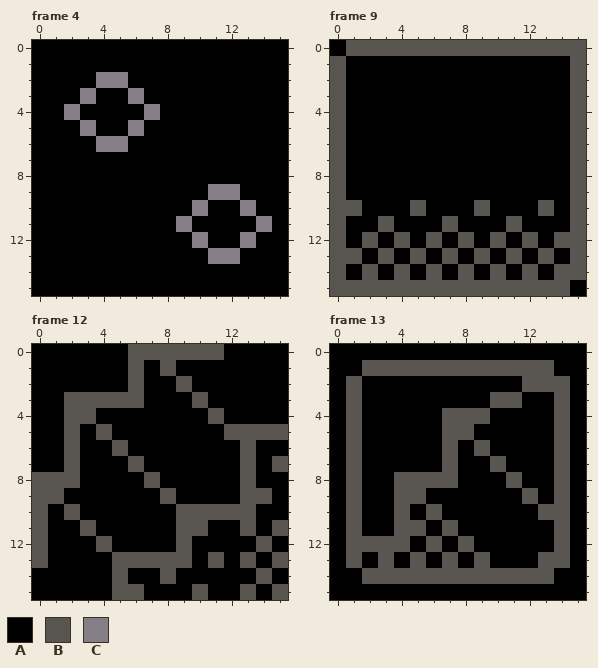
A pixel-art file gets an edit: hicontile.ase. This is how it looked before the edit.
16x16 pixels, 13 frames. Shown: frame 4, frame 9, frame 12, frame 13.
Palette (. is transparent): A #000000  B #595652  C #847e87
After the commit:
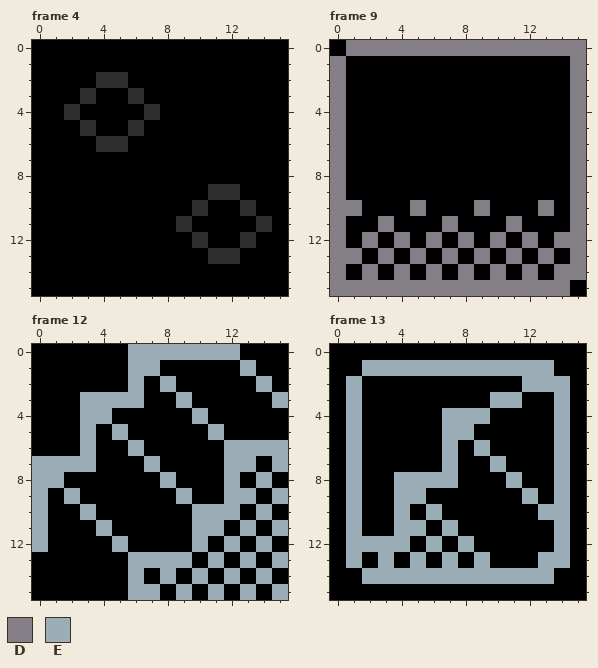
Colours new in this view: D #847e87  E #9badb7
Edits made:
@@ palette @@
-C #847e87
+C #2e2e2d
--- frame 9
@@ x 0..15 @@
- 0 ABBBBBBBBBBBBBBB
- 1 BAAAAAAAAAAAAAAB
- 2 BAAAAAAAAAAAAAAB
- 3 BAAAAAAAAAAAAAAB
- 4 BAAAAAAAAAAAAAAB
- 5 BAAAAAAAAAAAAAAB
- 6 BAAAAAAAAAAAAAAB
- 7 BAAAAAAAAAAAAAAB
- 8 BAAAAAAAAAAAAAAB
- 9 BAAAAAAAAAAAAAAB
-10 BBAAABAAABAAABAB
-11 BAABAAABAAABAAAB
-12 BABABABABABABABB
-13 BBABABABABABABAB
-14 BABABABABABABABB
-15 BBBBBBBBBBBBBBBA
+ 0 ADDDDDDDDDDDDDDD
+ 1 DAAAAAAAAAAAAAAD
+ 2 DAAAAAAAAAAAAAAD
+ 3 DAAAAAAAAAAAAAAD
+ 4 DAAAAAAAAAAAAAAD
+ 5 DAAAAAAAAAAAAAAD
+ 6 DAAAAAAAAAAAAAAD
+ 7 DAAAAAAAAAAAAAAD
+ 8 DAAAAAAAAAAAAAAD
+ 9 DAAAAAAAAAAAAAAD
+10 DDAAADAAADAAADAD
+11 DAADAAADAAADAAAD
+12 DADADADADADADADD
+13 DDADADADADADADAD
+14 DADADADADADADADD
+15 DDDDDDDDDDDDDDDA
--- frame 12
@@ x 0..15 @@
- 0 AAAAAABBBBBBAAAA
- 1 AAAAAABABAAAAAAA
- 2 AAAAAABAABAAAAAA
- 3 AABBBBBAAABAAAAA
- 4 AABBAAAAAAABAAAA
- 5 AABABAAAAAAABBBB
- 6 AABAABAAAAAAABAA
- 7 AABAAABAAAAAABAB
- 8 BBBAAAABAAAAABAA
- 9 BBAAAAAABAAAABBA
-10 BABAAAAAABBBBBAA
-11 BAABAAAAABBAABAB
-12 BAAABAAAABAAAABA
-13 BAAAABBBBBABABAB
-14 AAAAABAABAAAAABA
-15 AAAAABBAAABAABAB
+ 0 AAAAAAEEEEEEEAAA
+ 1 AAAAAAEEAAAAAEAA
+ 2 AAAAAAEAEAAAAAEA
+ 3 AAAEEEEAAEAAAAAE
+ 4 AAAEEAAAAAEAAAAA
+ 5 AAAEAEAAAAAEAAAA
+ 6 AAAEAAEAAAAAEEEE
+ 7 EEEEAAAEAAAAEEAE
+ 8 EEAAAAAAEAAAEAEA
+ 9 EAEAAAAAAEAAEEAE
+10 EAAEAAAAAAEEEAEA
+11 EAAAEAAAAAEEAEAE
+12 EAAAAEAAAAEAEAEA
+13 AAAAAAEEEEAEAEAE
+14 AAAAAAEAEAEAEAEA
+15 AAAAAAEEAEAEAEAE
--- frame 13
@@ x 0..15 @@
  0 AAAAAAAAAAAAAAAA
- 1 AABBBBBBBBBBBBAA
- 2 ABAAAAAAAAAABBBA
- 3 ABAAAAAAAABBAABA
- 4 ABAAAAABBBAAAABA
- 5 ABAAAAABBAAAAABA
- 6 ABAAAAABABAAAABA
- 7 ABAAAAABAABAAABA
- 8 ABAABBBBAAABAABA
- 9 ABAABBAAAAAABABA
-10 ABAABABAAAAAABBA
-11 ABAABBABAAAAAABA
-12 ABBBBABABAAAAABA
-13 ABABABABABAAABBA
-14 AABBBBBBBBBBBBAA
+ 1 AAEEEEEEEEEEEEAA
+ 2 AEAAAAAAAAAAEEEA
+ 3 AEAAAAAAAAEEAAEA
+ 4 AEAAAAAEEEAAAAEA
+ 5 AEAAAAAEEAAAAAEA
+ 6 AEAAAAAEAEAAAAEA
+ 7 AEAAAAAEAAEAAAEA
+ 8 AEAAEEEEAAAEAAEA
+ 9 AEAAEEAAAAAAEAEA
+10 AEAAEAEAAAAAAEEA
+11 AEAAEEAEAAAAAAEA
+12 AEEEEAEAEAAAAAEA
+13 AEAEAEAEAEAAAEEA
+14 AAEEEEEEEEEEEEAA
 15 AAAAAAAAAAAAAAAA
Where, in picture pixels (left, top, right, bottom), the same in both pictures:
changed: (64, 72, 160, 152)
changed: (176, 184, 272, 264)
changed: (330, 40, 586, 296)
changed: (32, 344, 288, 600)
changed: (346, 360, 570, 584)
